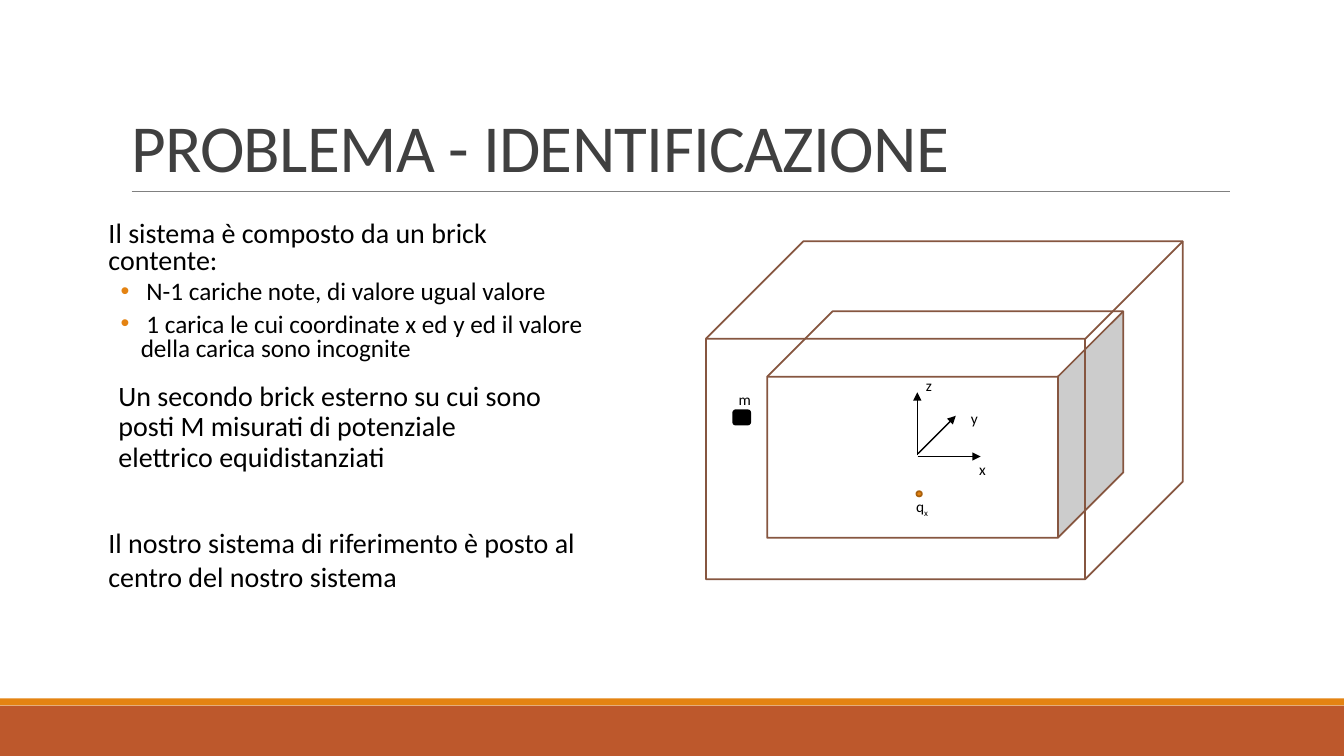
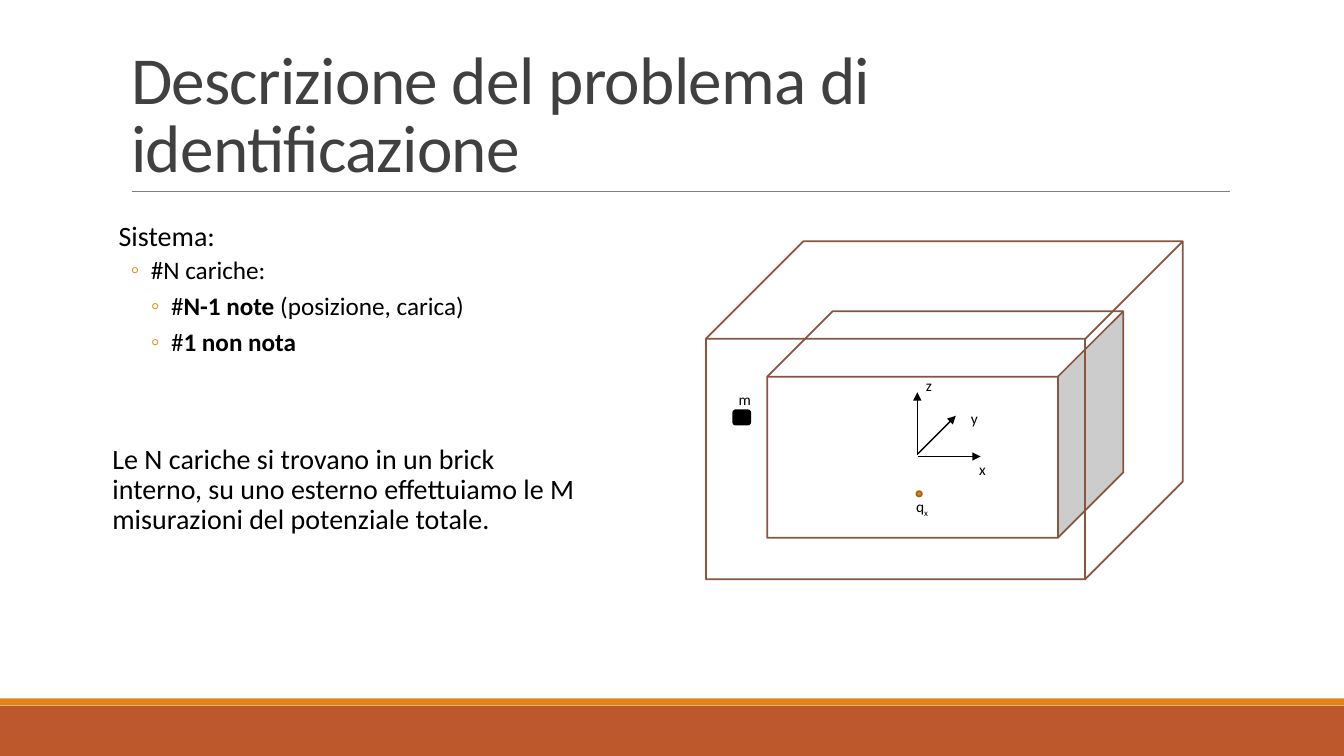
Before and after one commit to baldimario/Simplex, a slide deck: slide 3 of IDENTICAZIONE SISTEMA DI CARICHE PUNTIFORMI DA MISURE DI.pptx (slide 2 before the commit). Drawn at 1344x756 pixels with LibreOffice and Linux fonts; fonts in the diff are those of the drawing. Boxes give left, top, right and bottom in pixels: in the first picture for what was removed or moved away, otherwise in the second. Text is boxed around its words. In the diff, an @@ line names an element or a change of style, - is before the commit and + after.

```diff
--- a/IDENTICAZIONE SISTEMA DI CARICHE PUNTIFORMI DA MISURE DI.pptx
+++ b/IDENTICAZIONE SISTEMA DI CARICHE PUNTIFORMI DA MISURE DI.pptx
@@ title at (131,57,870,173): text changed @@
-PROBLEMA - IDENTIFICAZIONE
+Descrizione del problema di identificazione
@@ text removed at (108,223,582,362) @@
-  Il sistema è composto da un brick contente:
-  • N-1 cariche note, di valore ugual valore
-  • 1 carica le cui coordinate x ed y ed il valore della carica sono incognite
@@ text added at (119,226,464,352), 18 pt, text #000000 @@
+  Sistema:
+  ◦ #N cariche:
+    ◦ #N-1 note (posizione, carica)
+    ◦ #1 non nota
@@ text at (112,449,574,534): text changed @@
-  Un secondo brick esterno su cui sono posti M misurati di potenziale elettrico equidistanziati
+  Le N cariche si trovano in un brick interno, su uno esterno effettuiamo le M misurazioni del potenziale totale.
@@ text removed at (108,533,575,588) @@
-Il nostro sistema di riferimento è posto al centro del nostro sistema
```
Also in this commit, not shown: 3 other slides changed, 4 slides added, 3 slides removed.
